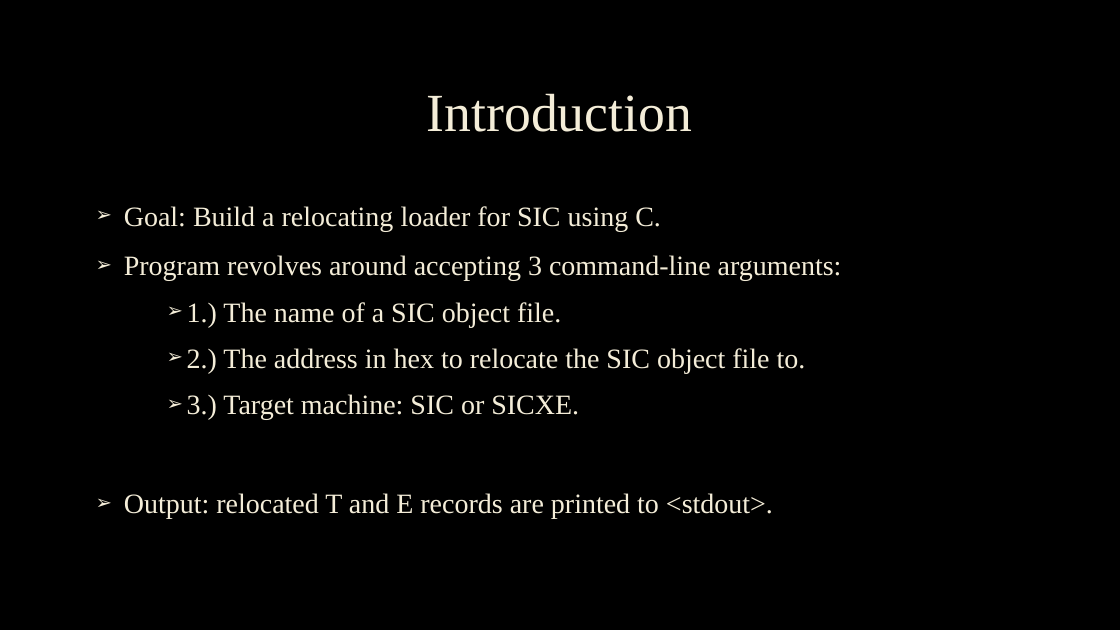
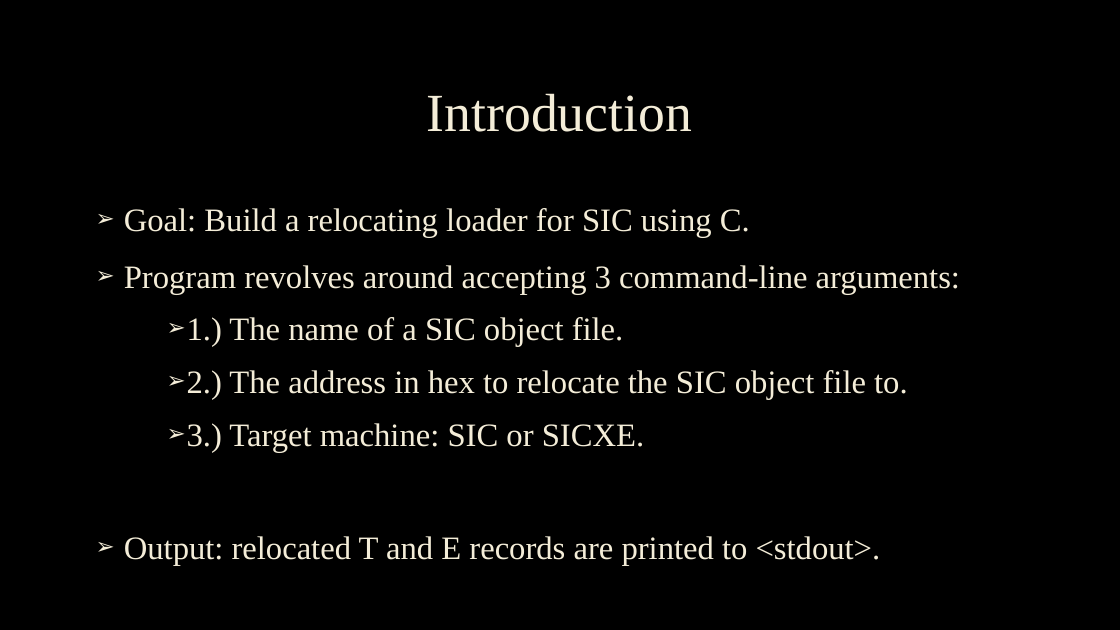
Before and after one commit to Nack2544/Relocating-Loader, a slide deck: slide 3 of Project4_Relocating-Loader.pptx. Drawn at 1120x630 pixels with LibreOffice and Linux fonts; fonts in the diff are those of the drawing; background and template pictures are left out. Boxes give left, top, right and bottom in pixels: in the first picture for what was removed or moved away, otherwise in the second. Text is boxed around its words. In the diff, an @@ line names an element or a change of style, - is before the commit and + after.

Commit message:
Add files via upload
Update to PowerPoint. Shorter, easier (not super technical), and includes a screenshot of code for style points?

```diff
--- a/Project4_Relocating-Loader.pptx
+++ b/Project4_Relocating-Loader.pptx
@@ text "Goal: Build a relocating loader ..." at (124, 208, 960, 566): size 24 to 28 pt @@
```
Also in this commit, not shown: 2 other slides changed, 6 slides added, 9 slides removed.
